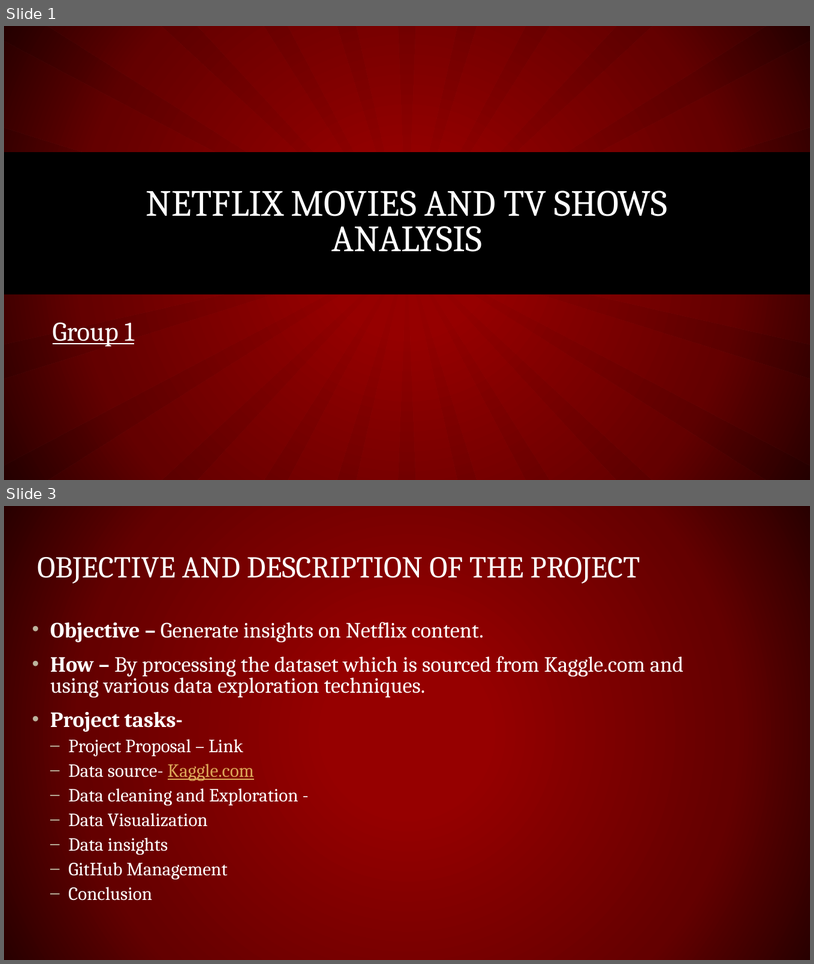
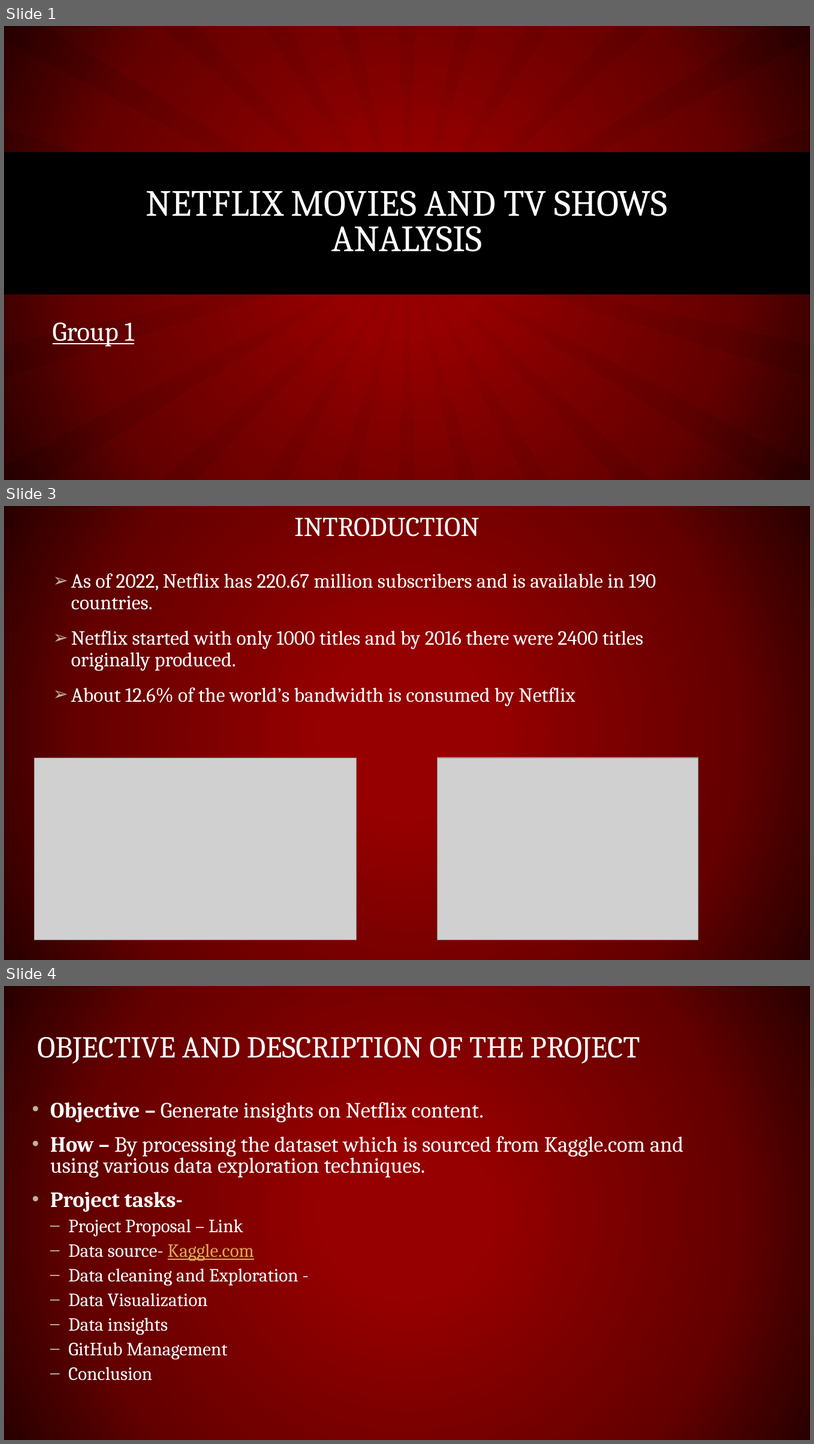
Before and after one commit to guptga/NetFlix-Movies-and-TV-Shows-Analysis, a slide deck: NETFLIX MOVIES AND TV SHOWS ANALYSIS.pptx. Shown one above the other, each under a label of ours: slides 1 and 3 before the commit, slides 1, 3 and 4 after it; the slides between them are not shown. The pictures are 814x964 and 814x1444 pixels, drawn with LibreOffice and Linux fonts; fonts in the diff are those of the drawing; grey boxes stand for pictures; background and template pictures are left out. Boxes give left, top, right and bottom in pixels: in the first picture for what was removed or moved away, otherwise in the second. Text is boxed around its words. In the diff, an @@ line names an element or a change of style, - is before the commit and + after.

```diff
--- a/NETFLIX MOVIES AND TV SHOWS ANALYSIS.pptx
+++ b/NETFLIX MOVIES AND TV SHOWS ANALYSIS.pptx
@@ slide 3 added at (4,506,810,960), background gradient #960000 to #650000 to #290000 @@
@@ title added at (294,517,479,537), 32.4 pt, text #FFFFFF @@
+INTRODUCTION
@@ text added at (71,573,657,706), 24 pt, text #FFFFFF @@
+➢ As of 2022, Netflix has 220.67 million subscribers and is available in 190 countries.
+➢ Netflix started with only 1000 titles and by 2016 there were 2400 titles originally produced.
+➢ About 12.6% of the world’s bandwidth is consumed by Netflix
@@ picture added at (437,757,698,940) @@
@@ picture added at (34,758,357,940) @@
@@ what was slide 3 is now slide 4 @@
```
Also in this commit, not shown: 8 slides changed, 3 other slides added, 1 slide removed, 1 other file.
